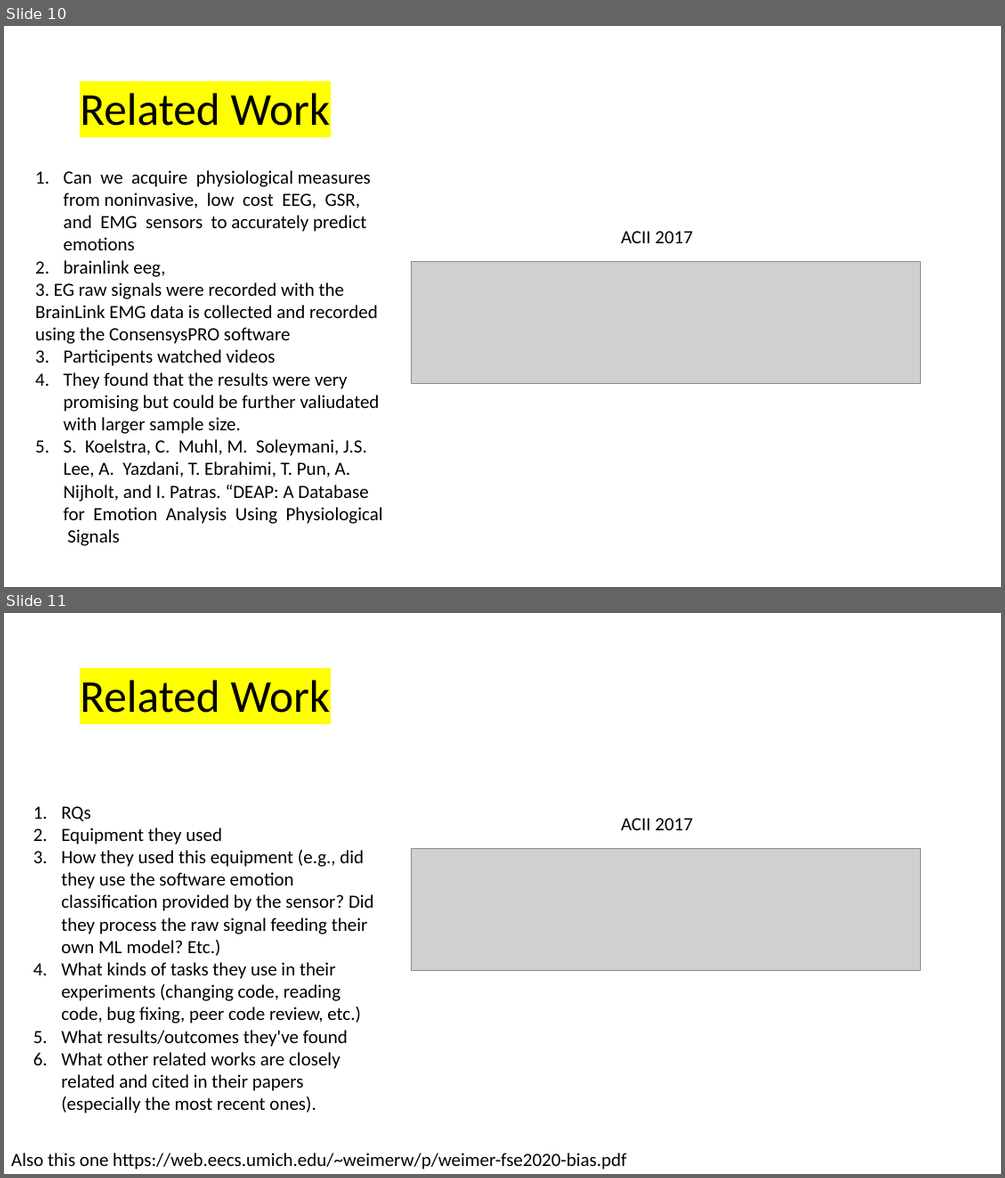
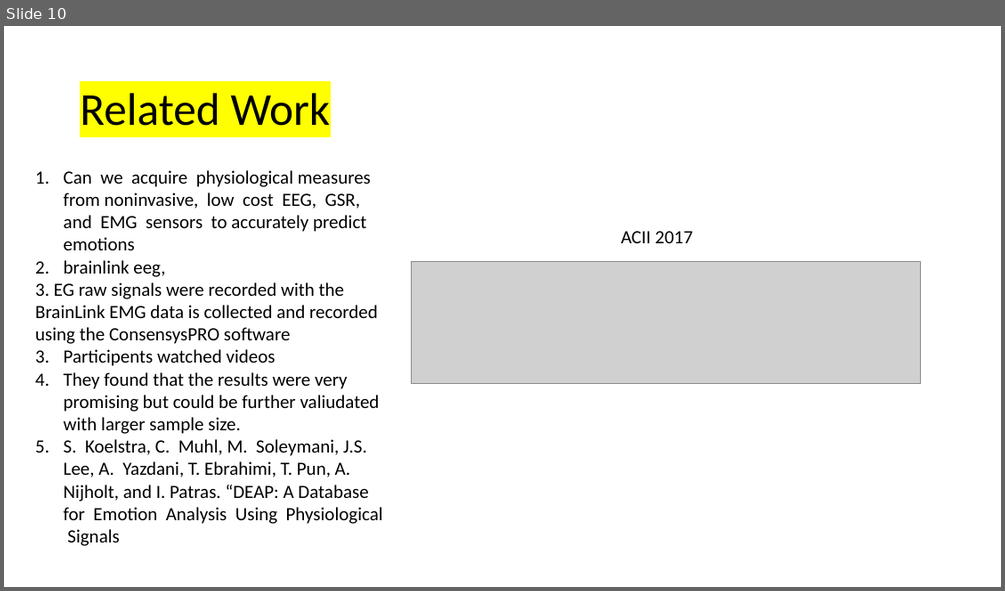
Before and after one commit to nauticalmonkey/CalPolyThesis, a slide deck: Thesis Idea.pptx. Shown one above the other, each under a label of ours: slides 10 and 11 before the commit, slide 10 after it. The pictures are 1005x1178 and 1005x591 pixels, drawn with LibreOffice and Linux fonts; fonts in the diff are those of the drawing; grey boxes stand for pictures. Boxes give left, top, right and bottom in pixels: in the first picture for what was removed or moved away, otherwise in the second. Text is boxed around its words. In the diff, an @@ line names an element or a change of style, - is before the commit and + after.

Commit message:
more papers

```diff
--- a/Thesis Idea.pptx
+++ b/Thesis Idea.pptx
@@ slide 11 removed at (4,613,1001,1174), background #FFFFFF @@
@@ title removed at (80,680,331,713) @@
-Related Work
@@ text removed at (61,806,374,1113) @@
-1. RQs
-2. Equipment they used
-3. How they used this equipment (e.g., did they use the software emotion classification provided by the sensor? Did they process the raw signal feeding their own ML model? Etc.)
-4. What kinds of tasks they use in their experiments (changing code, reading code, bug fixing, peer code review, etc.)
-5. What results/outcomes they've found
-6. What other related works are closely related and cited in their papers (especially the most recent ones).
@@ text removed at (621,818,693,830) @@
-ACII 2017
@@ picture removed at (411,849,920,971) @@
@@ text removed at (11,1152,626,1169) @@
-Also this one https://web.eecs.umich.edu/~weimerw/p/weimer-fse2020-bias.pdf
```
Also in this commit, not shown: 4 slides added, 4 other files.
